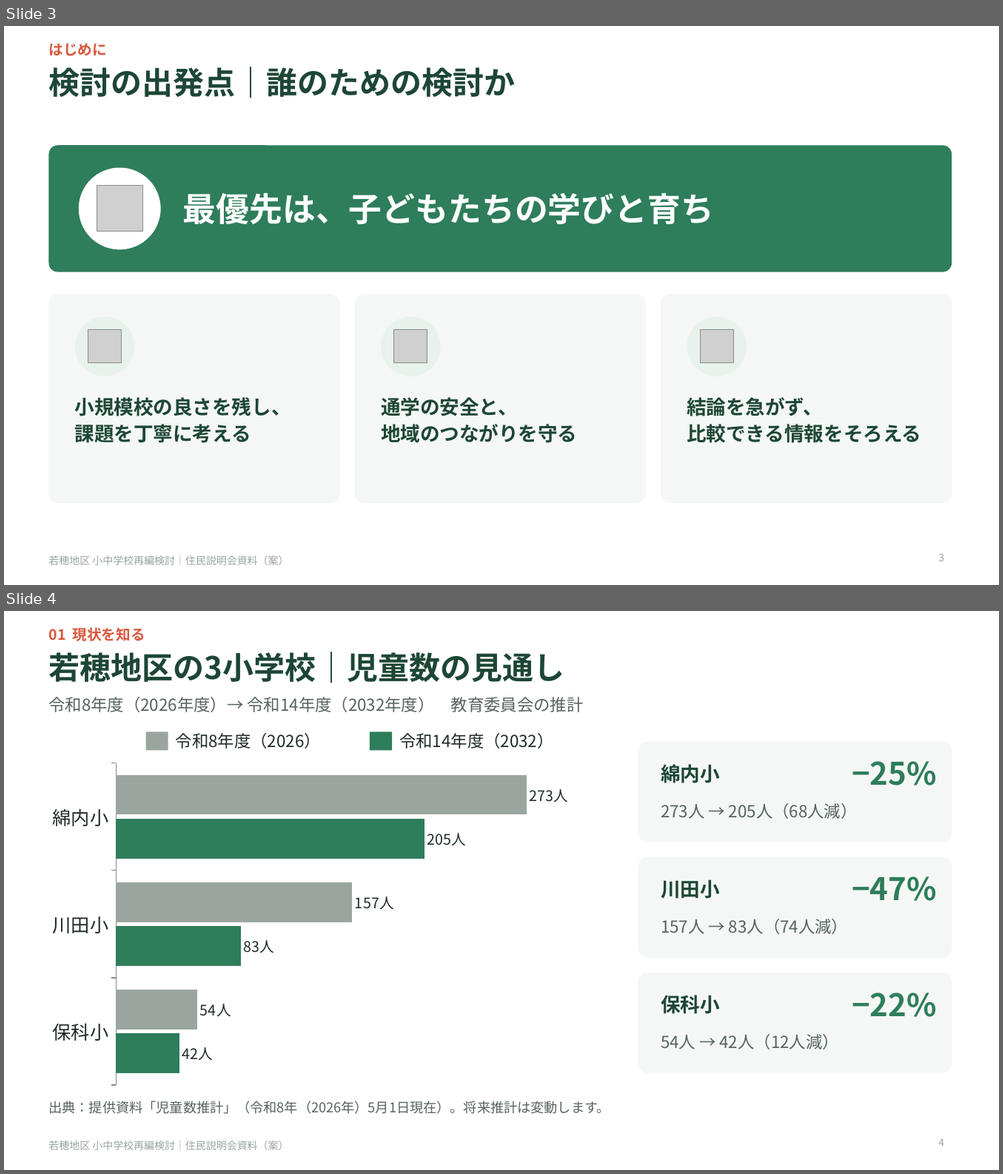
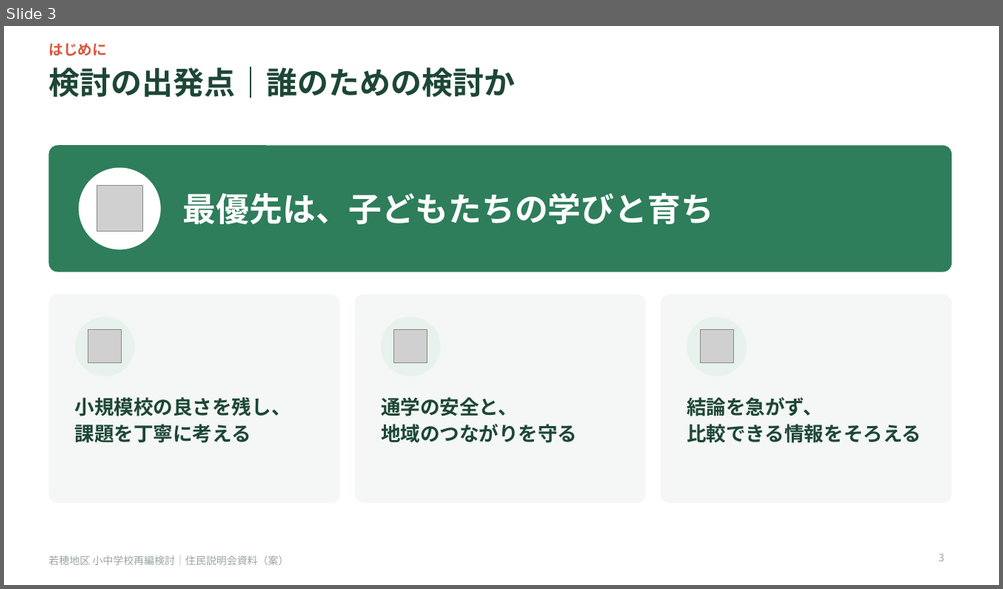
Before and after one commit to Masaki12008/GS, a slide deck: output/若穂地区_住民説明会資料_配布用短縮版.pptx. Shown one above the other, each under a label of ours: slides 3 and 4 before the commit, slide 3 after it. The pictures are 1003x1174 and 1003x589 pixels, drawn with LibreOffice and Linux fonts; fonts in the diff are those of the drawing; grey boxes stand for pictures. Boxes give left, top, right and bottom in pixels: in the first picture for what was removed or moved away, otherwise in the second. Text is boxed around its words. In the diff, an @@ line names an element or a change of style, - is before the commit and + after.

```diff
--- a/output/若穂地区_住民説明会資料_配布用短縮版.pptx
+++ b/output/若穂地区_住民説明会資料_配布用短縮版.pptx
@@ slide 4 removed at <box>4,611,999,1170</box>, background #FFFFFF; not listed: 1 template element that a slide beside it also shows @@
@@ text removed at <box>48,627,145,641</box> @@
-01 現状を知る
@@ title removed at <box>48,652,564,683</box> @@
-若穂地区の3小学校｜児童数の見通し
@@ text removed at <box>48,697,583,712</box> @@
-令和8年度（2026年度）→ 令和14年度（2032年度） 教育委員会の推計
@@ rectangle removed at <box>146,732,168,751</box> @@
@@ text removed at <box>176,733,321,749</box> @@
-令和8年度（2026）
@@ rectangle removed at <box>370,732,392,751</box> @@
@@ text removed at <box>399,733,554,749</box> @@
-令和14年度（2032）
@@ rounded rectangle removed at <box>638,741,951,843</box> @@
@@ bar chart removed at <box>41,757,609,1092</box> @@
-categories: 綿内小, 川田小, 保科小
-Series 1: 273, 157, 54
-Series 2: 205, 83, 42
@@ text removed at <box>660,764,720,783</box> @@
-綿内小
@@ text removed at <box>851,761,936,786</box> @@
-−25%
@@ text removed at <box>660,803,857,819</box> @@
-273人 → 205人（68人減）
@@ rounded rectangle removed at <box>638,857,951,958</box> @@
@@ text removed at <box>851,877,936,901</box> @@
-−47%
@@ text removed at <box>660,880,720,899</box> @@
-川田小
@@ text removed at <box>660,919,848,934</box> @@
-157人 → 83人（74人減）
@@ rounded rectangle removed at <box>638,973,951,1073</box> @@
@@ text removed at <box>660,995,720,1014</box> @@
-保科小
@@ text removed at <box>851,993,936,1017</box> @@
-−22%
@@ text removed at <box>660,1034,839,1050</box> @@
-54人 → 42人（12人減）
@@ text removed at <box>48,1101,609,1114</box> @@
-出典：提供資料「児童数推計」（令和8年（2026年）5月1日現在）。将来推計は変動します。
@@ page number removed at <box>938,1139,944,1147</box> @@
-4
```
Also in this commit, not shown: 7 other files.
